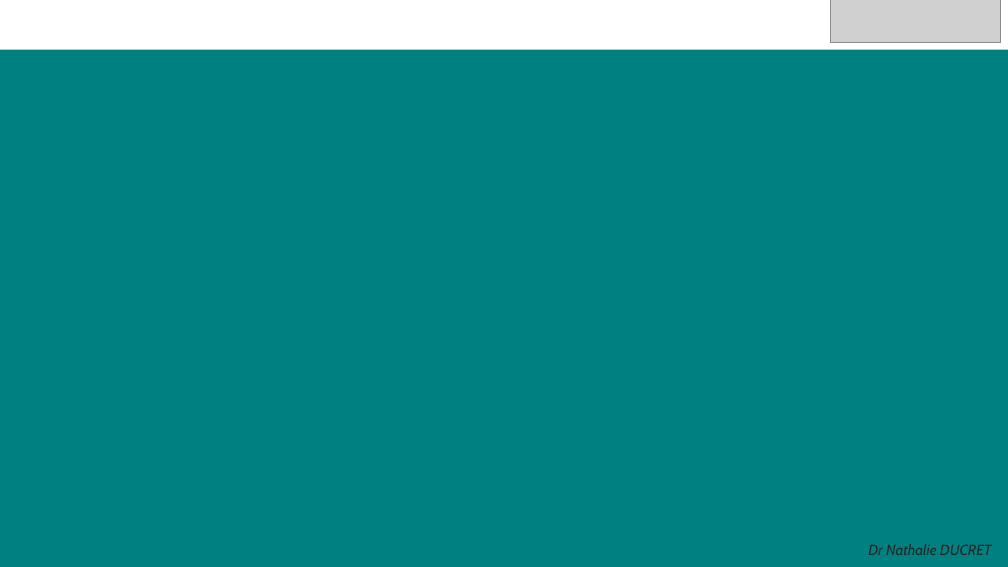
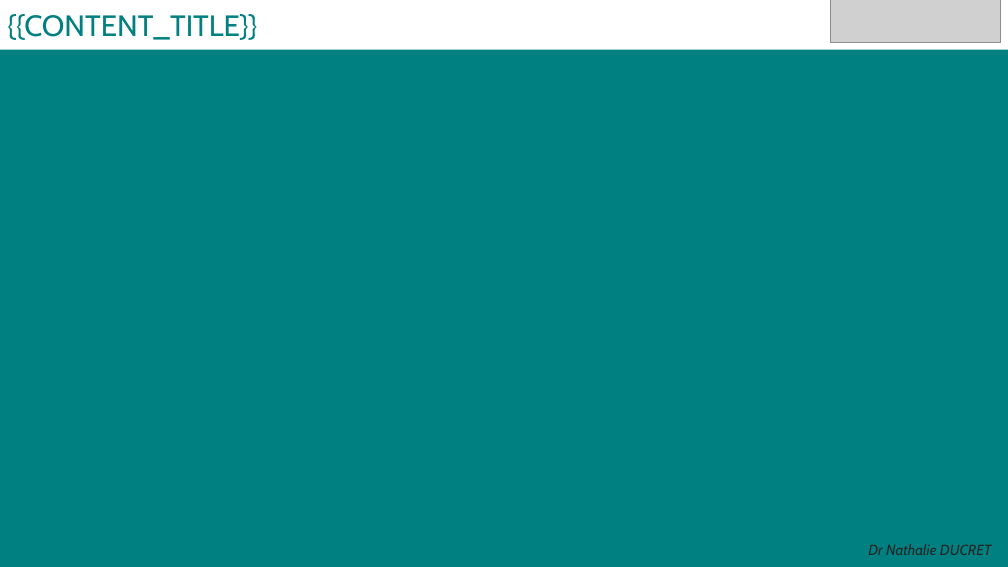
Before and after one commit to marionducret/ppt_generator, a slide deck: slide 3 of templates.pptx. Drawn at 1008x567 pixels with LibreOffice and Linux fonts; fonts in the diff are those of the drawing; grey boxes stand for pictures. Boxes give left, top, right and bottom in pixels: in the first picture for what was removed or moved away, otherwise in the second. Text is boxed around its words. In the diff, an @@ line names an element or a change of style, - is before the commit and + after.

Commit message:
add text boxes

```diff
--- a/templates.pptx
+++ b/templates.pptx
@@ text added at (x1=7, y1=14, x2=257, y2=40), 28 pt, text #008080 @@
+{{CONTENT_TITLE}}
```
Also in this commit, not shown: 2 other slides changed.
